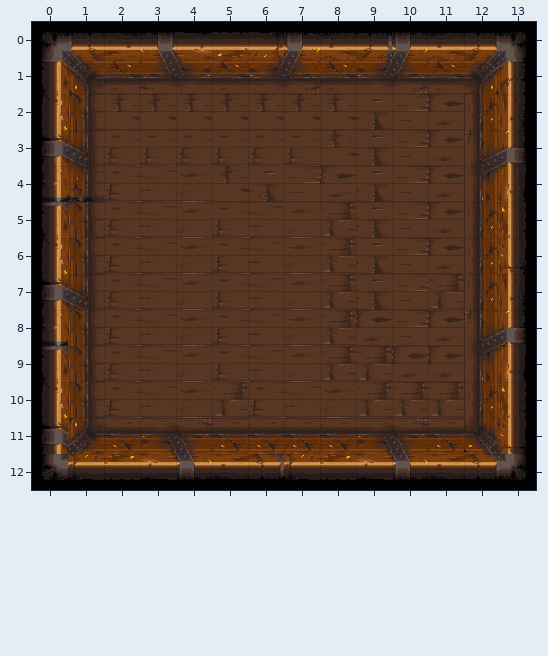
An edit to a level. Tiled map (JSON), public/tiled/maps/test.json. That is the earlier state.
Cells are 64x64 px. Shown: x 0..13, y 0..12.
The result:
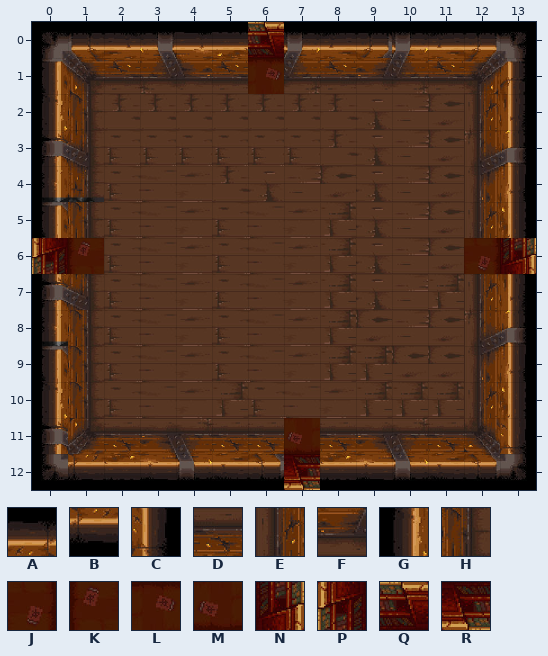
Key: from "tiles": A 6, B 6 turned 180, C 6 turned 90, D 16 turned 180, E 16 turned 90, F 18 flipped left-right, G 28, H 29, J 54, K 54 turned 180, L 54 turned 270, M 54 turned 90, N 55, P 55 turned 180, Q 55 turned 270, R 55 turned 90.
_ is an empty cell.
Diff:
Layer "tiledLayer":
Tile E gives way to tile J in row 6 at x 12.
Tile H gives way to tile K in row 6 at x 1.
Tile F gives way to tile L in row 1 at x 6.
Tile D gives way to tile M in row 11 at x 7.
Tile C gives way to tile N in row 6 at x 13.
Tile G gives way to tile P in row 6 at x 0.
Tile A gives way to tile Q in row 0 at x 6.
Tile B gives way to tile R in row 12 at x 7.
